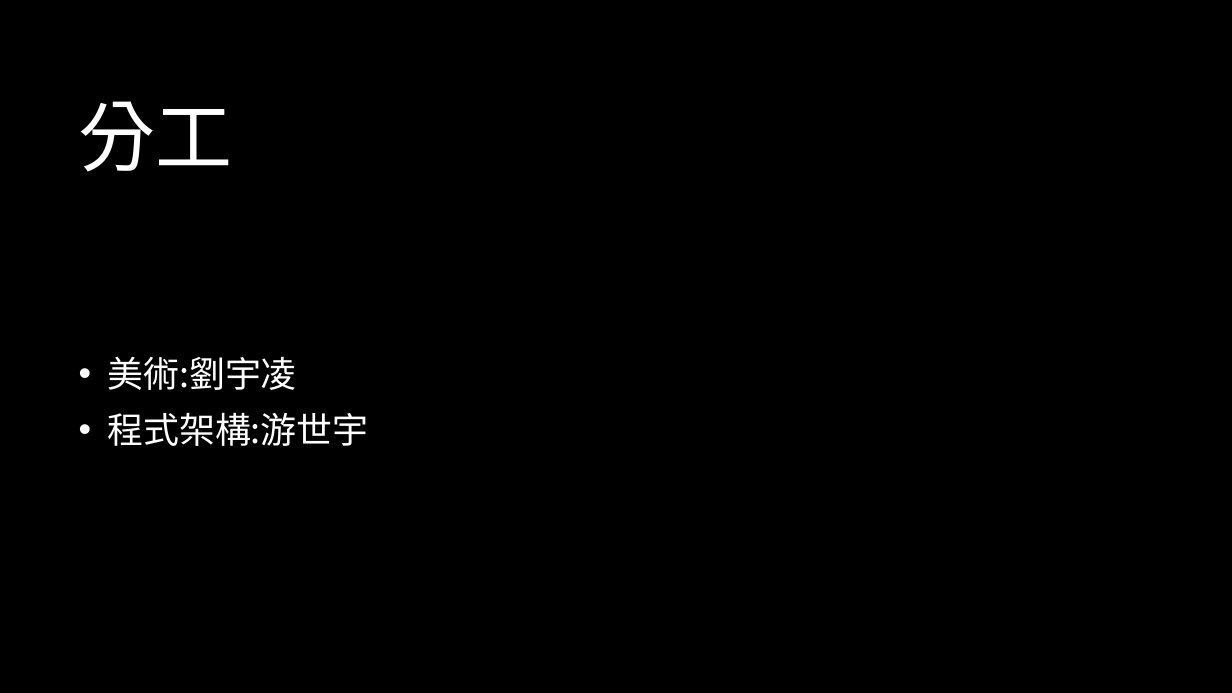
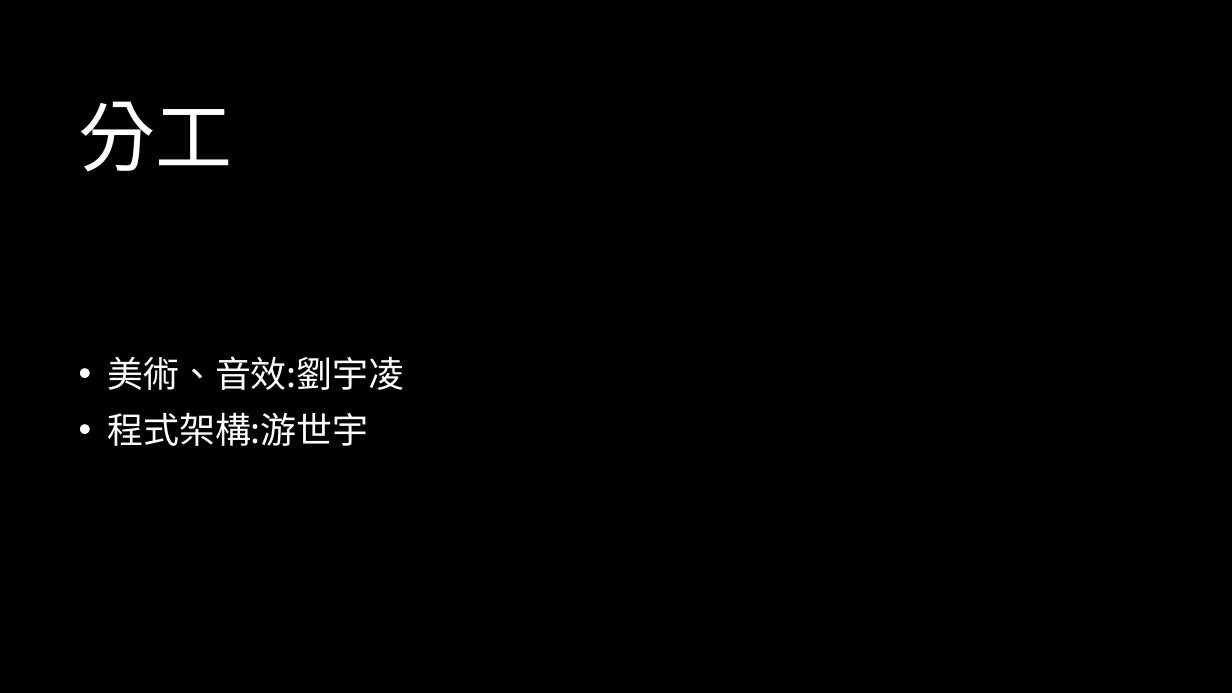
Before and after one commit to EricYu1202/mario, a slide deck: slide 5 of report.pptx. Drawn at 1232x693 pixels with LibreOffice and Linux fonts; fonts in the diff are those of the drawing; background and template pictures are left out. Boxes give left, top, right and bottom in pixels: in the first picture for what was removed or moved away, otherwise in the second. Text is boxed around its words. In the diff, an @@ line names an element or a change of style, - is before the commit and + after.

Commit message:
5
音效微調

```diff
--- a/report.pptx
+++ b/report.pptx
@@ text at [107,356,404,390]: text changed @@
-• 美術:劉宇凌
+• 美術、音效:劉宇凌
```
Also in this commit, not shown: 6 other files.
